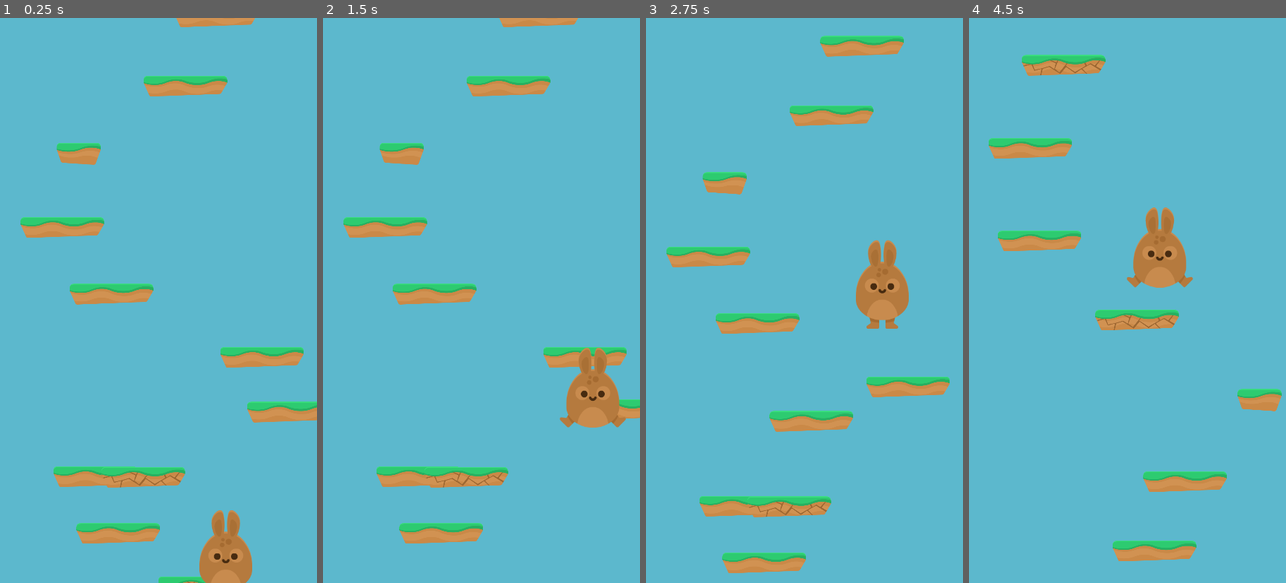
Above: before the commit, frames 1-4 (left to right).
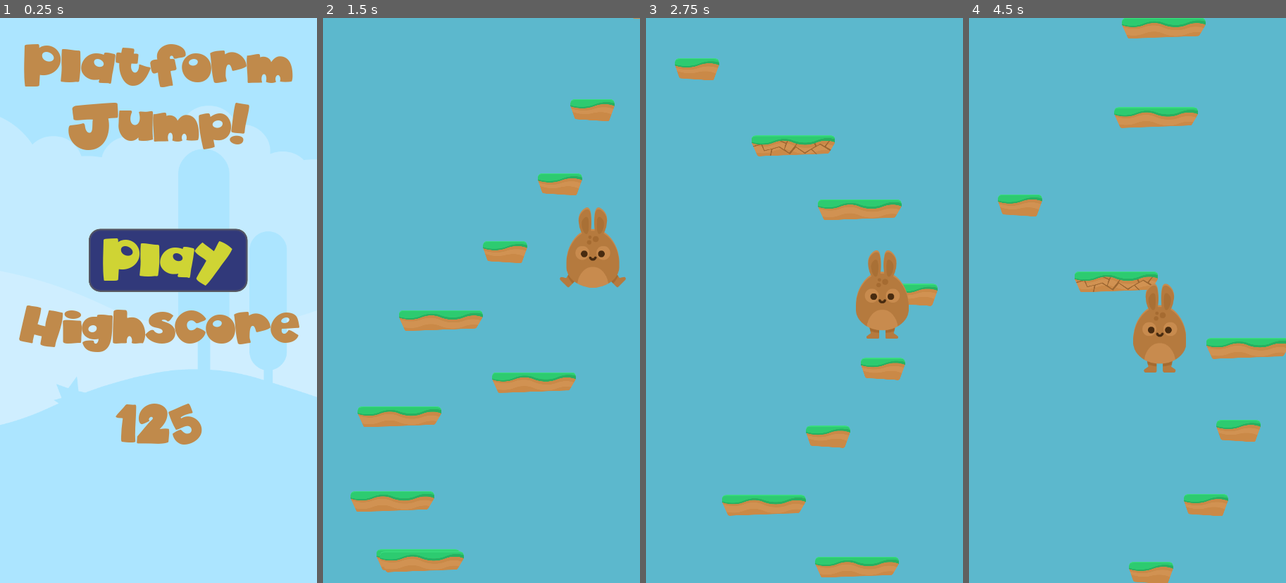
Above: after the commit, the same moments.

Repository: guilhermehto/platform-jump
Game: Godot game, scene res://scenes/Menu.tscn
Same seed, same stepped clock (60 frames per second), same inputs: the game is played once before the commit and once after it. Before the commit the project starts from res://scenes/Game.tscn.
Inputs (mouse positions are in pixels of both pictures, inside the frame that each line leads up to):
- Up to frame 1 (0.25 s): no input
- Up to frame 2 (1.5 s): click (491, 260) at 0.5 s, where only the run after the commit has a clickable "Play"; tap Enter (ui_accept) at 1.25 s; hold Right (ui_right) from 1.28 s (still down)
- Up to frame 3 (2.75 s): tap Enter (ui_accept) at 1.52, 2.27 s; release Right (ui_right) at 2.03 s; hold Left (ui_left) from 2.03 s (still down)
- Up to frame 4 (4.5 s): release Left (ui_left) at 2.78 s; hold Right (ui_right) 2.78-4.28 s; tap Enter (ui_accept) at 3.77 s; hold Left (ui_left) from 4.28 s (still down)

The runs differ from the first frame. In frame 1, 100% of the frame differs, in the area x 0-100%, y 0-100%; in frame 2, 16%; in frame 3, 13%; in frame 4, 14%.

Commit message:
Autoloading scripts and changing levels

Diff:
--- a/project.godot
+++ b/project.godot
@@ -11,8 +11,12 @@
 [application]
 
 config/name="Platform Jump"
-run/main_scene="res://scenes/Game.tscn"
+run/main_scene="res://scenes/Menu.tscn"
 config/icon="res://icon.png"
+
+[autoload]
+
+LevelManager="*res://scripts/LevelManager.gd"
 
 [display]
 
--- a/scenes/Game.tscn
+++ b/scenes/Game.tscn
@@ -7,7 +7,7 @@
 [ext_resource path="res://scenes/MovingGrassPlatform.tscn" type="PackedScene" id=5]
 [ext_resource path="res://scenes/Player.tscn" type="PackedScene" id=6]
 
-[node name="Game" type="Node" index="0"]
+[node name="Game" type="Node"]
 
 script = ExtResource( 1 )
 platforms = [ ExtResource( 2 ), ExtResource( 3 ) ]
--- a/scenes/Menu.tscn
+++ b/scenes/Menu.tscn
@@ -1,26 +1,27 @@
-[gd_scene load_steps=8 format=2]
-
-[ext_resource path="res://background/bg_layer1.png" type="Texture" id=1]
-[ext_resource path="res://background/bg_layer2.png" type="Texture" id=2]
-[ext_resource path="res://background/bg_layer3.png" type="Texture" id=3]
-[ext_resource path="res://background/bg_layer4.png" type="Texture" id=4]
-[ext_resource path="res://fonts/adaDylan_96.tres" type="DynamicFont" id=5]
-[ext_resource path="res://new_styleboxflat.tres" type="StyleBox" id=6]
+[gd_scene load_steps=9 format=2]
+
+[ext_resource path="res://scripts/Menu.gd" type="Script" id=1]
+[ext_resource path="res://background/bg_layer1.png" type="Texture" id=2]
+[ext_resource path="res://background/bg_layer2.png" type="Texture" id=3]
+[ext_resource path="res://background/bg_layer3.png" type="Texture" id=4]
+[ext_resource path="res://background/bg_layer4.png" type="Texture" id=5]
+[ext_resource path="res://fonts/adaDylan_96.tres" type="DynamicFont" id=6]
+[ext_resource path="res://new_styleboxflat.tres" type="StyleBox" id=7]
 
 [sub_resource type="Theme" id=1]
 
-default_font = ExtResource( 5 )
+default_font = ExtResource( 6 )
 Button/colors/font_color = Color( 0.812429, 0.832031, 0.204758, 1 )
 Button/colors/font_color_disabled = Color( 0, 0, 0, 1 )
 Button/colors/font_color_hover = Color( 0.907724, 0.933594, 0.105759, 1 )
 Button/colors/font_color_pressed = Color( 0.811765, 0.831373, 0.203922, 1 )
 Button/constants/hseparation = 2
 Button/fonts/font = null
-Button/styles/disabled = ExtResource( 6 )
-Button/styles/focus = ExtResource( 6 )
-Button/styles/hover = ExtResource( 6 )
-Button/styles/normal = ExtResource( 6 )
-Button/styles/pressed = ExtResource( 6 )
+Button/styles/disabled = ExtResource( 7 )
+Button/styles/focus = ExtResource( 7 )
+Button/styles/hover = ExtResource( 7 )
+Button/styles/normal = ExtResource( 7 )
+Button/styles/pressed = ExtResource( 7 )
 ButtonGroup/styles/panel = null
 CheckBox/colors/font_color = Color( 0, 0, 0, 1 )
 CheckBox/colors/font_color_disabled = Color( 0, 0, 0, 1 )
@@ -398,30 +399,32 @@
 WindowDialog/icons/close = null
 WindowDialog/icons/close_highlight = null
 WindowDialog/styles/panel = null
-_sections_unfolded = [ "Button", "Button/colors", "Button/styles" ]
+_sections_unfolded = [ "Button", "Button/colors", "Button/styles", "GraphEdit" ]
 
 [node name="Menu" type="Node" index="0"]
+
+script = ExtResource( 1 )
 
 [node name="Background" type="Sprite" parent="." index="0"]
 
 editor/display_folded = true
 position = Vector2( 173.644, 424.644 )
-texture = ExtResource( 1 )
+texture = ExtResource( 2 )
 __meta__ = {
 "_edit_group_": true
 }
 
 [node name="Sprite" type="Sprite" parent="Background" index="0"]
 
-texture = ExtResource( 2 )
+texture = ExtResource( 3 )
 
 [node name="Sprite2" type="Sprite" parent="Background" index="1"]
 
-texture = ExtResource( 3 )
+texture = ExtResource( 4 )
 
 [node name="Sprite3" type="Sprite" parent="Background" index="2"]
 
-texture = ExtResource( 4 )
+texture = ExtResource( 5 )
 
 [node name="Title" type="RichTextLabel" parent="." index="1"]
 
@@ -528,10 +531,10 @@
 anchor_top = 0.0
 anchor_right = 0.0
 anchor_bottom = 0.0
-margin_left = 258.0
+margin_left = 202.0
 margin_top = 478.0
-margin_right = 462.0
-margin_bottom = 520.0
+margin_right = 562.0
+margin_bottom = 620.0
 rect_pivot_offset = Vector2( 0, 0 )
 rect_clip_content = false
 focus_mode = 2
@@ -544,6 +547,9 @@
 enabled_focus_mode = 2
 shortcut = null
 group = null
+text = "Play"
 flat = false
 align = 1
 _sections_unfolded = [ "Theme" ]
+
+[connection signal="pressed" from="Button" to="." method="_on_Button_pressed"]
--- /dev/null
+++ b/scripts/LevelManager.gd
@@ -0,0 +1,20 @@
+extends Node
+
+const SCENE_PATH = "res://scenes/"
+
+
+func change_scene(scene_name):
+	call_deferred("_deffered_change_scene", scene_name)
+
+
+
+
+func _deffered_change_scene(scene_name):
+	var path = SCENE_PATH + scene_name + ".tscn"
+	var root = get_tree().get_root()
+	var current = root.get_child(root.get_child_count() - 1)
+	current.free()
+	var scene_resource = ResourceLoader.load(path)
+	var new_scene = scene_resource.instance()
+	get_tree().get_root().add_child(new_scene)
+	get_tree().set_current_scene(new_scene)
--- /dev/null
+++ b/scripts/Menu.gd
@@ -0,0 +1,6 @@
+extends Node
+
+
+
+func _on_Button_pressed():
+	$"/root/LevelManager".change_scene("Game")
Not shown: 3 places in scenes/Menu.tscn that only renumber resources
